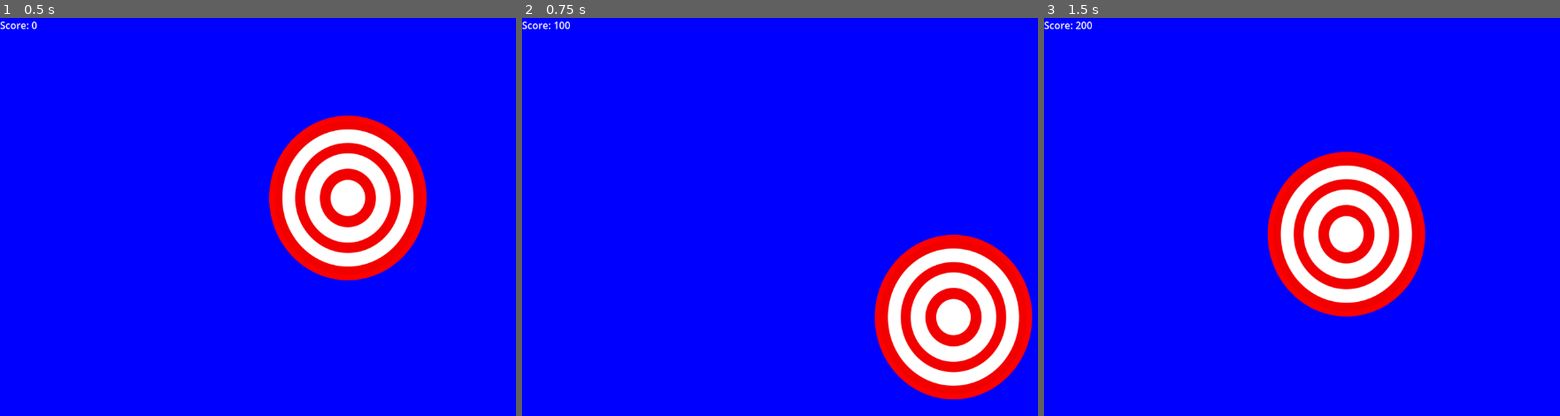
Above: before the commit, frames 1-3 (left to right).
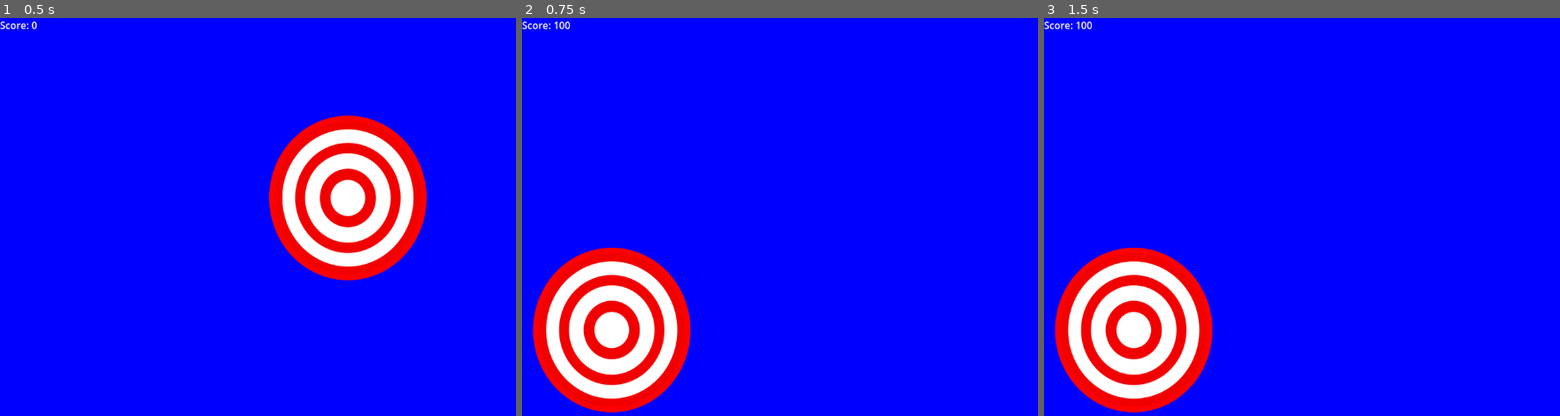
Above: after the commit, the same moments.

Repository: thomasstarks4/Aim-Trainer
Game: Godot game, scene res://Levels/level1.tscn
The game is run twice, just before and just after one commit, with the same random seed, the same clock (stepped at 60 frames per second) and the same inputs.
Inputs (mouse positions are in pixels of both pictures, inside the frame that each line leads up to):
- Up to frame 1 (0.5 s): no input
- Up to frame 2 (0.75 s): tap Enter at 0.5 s; move the mouse to (867, 197) at 0.52 s; click (867, 197) at 0.67 s
- Up to frame 3 (1.5 s): tap Space at 1.25 s; move the mouse to (1477, 316) at 1.27 s; click (1477, 316) at 1.42 s

Frame 1 is identical in both runs. In frame 2, 20% of the frame differs, in the area x 2-99%, y 54-100%; in frame 3, 20%, in the area x 2-74%, y 0-100%.

Commit message:
Added Fair Shot Area
- Added extra area to make the areas as follows:

Bullseye (100 points)
Good Shot (30 points)
Fair Shot (10 points)

Diff:
--- a/Game Objects/target.gd
+++ b/Game Objects/target.gd
@@ -21,7 +21,7 @@
 		input_handled = true  # Mark event as handled
 		var x_num = rng_x()
 		var y_num = rng_y()
-		Game.increase_score(80)  # Call the global script to update the score
+		Game.increase_score(70)  # Call the global script to update the score
 		self.position = Vector2(x_num, y_num)
 		print("Primary Area2D clicked")
 
@@ -41,3 +41,17 @@
 		# Reset the flag after a small delay
 		await(get_tree().create_timer(0.1))
 		input_handled = false
+
+
+func _on_fairshot_area_input_event(viewport, event, shape_idx):
+	if event is InputEventMouseButton and event.pressed and not input_handled:
+		input_handled = true  # Mark event as handled
+		var x_num = rng_x()
+		var y_num = rng_y()
+		Game.increase_score(10)  # Call the global script to update the score
+		self.position = Vector2(x_num, y_num)
+		print("Goodshot Area2D clicked")
+
+		# Reset the flag after a small delay
+		await(get_tree().create_timer(0.1))
+		input_handled = false
--- a/Game Objects/target.tscn
+++ b/Game Objects/target.tscn
@@ -7,6 +7,9 @@
 radius = 10.136
 
 [sub_resource type="CircleShape2D" id="CircleShape2D_pwpcp"]
+
+[sub_resource type="CircleShape2D" id="CircleShape2D_l6i2w"]
+radius = 131.015
 
 [node name="Target" type="Sprite2D"]
 texture_filter = 1
@@ -30,7 +33,15 @@
 shape = SubResource("CircleShape2D_pwpcp")
 debug_color = Color(0.192157, 0.643137, 0, 0.419608)
 
+[node name="FairshotArea" type="Area2D" parent="."]
+
+[node name="CollisionShape2D" type="CollisionShape2D" parent="FairshotArea"]
+scale = Vector2(0.997995, 1.02319)
+shape = SubResource("CircleShape2D_l6i2w")
+debug_color = Color(0.693816, 0.000314968, 0.681204, 0.42)
+
 [connection signal="input_event" from="BullseyeArea" to="." method="_on_area_2d_input_event"]
 [connection signal="mouse_entered" from="BullseyeArea" to="." method="_on_area_2d_mouse_entered"]
 [connection signal="mouse_exited" from="BullseyeArea" to="." method="_on_area_2d_mouse_exited"]
 [connection signal="input_event" from="GoodshotArea" to="." method="_on_goodshot_area_input_event"]
+[connection signal="input_event" from="FairshotArea" to="." method="_on_fairshot_area_input_event"]
Not shown: 1 places in Game Objects/target.tscn that only renumber resources
